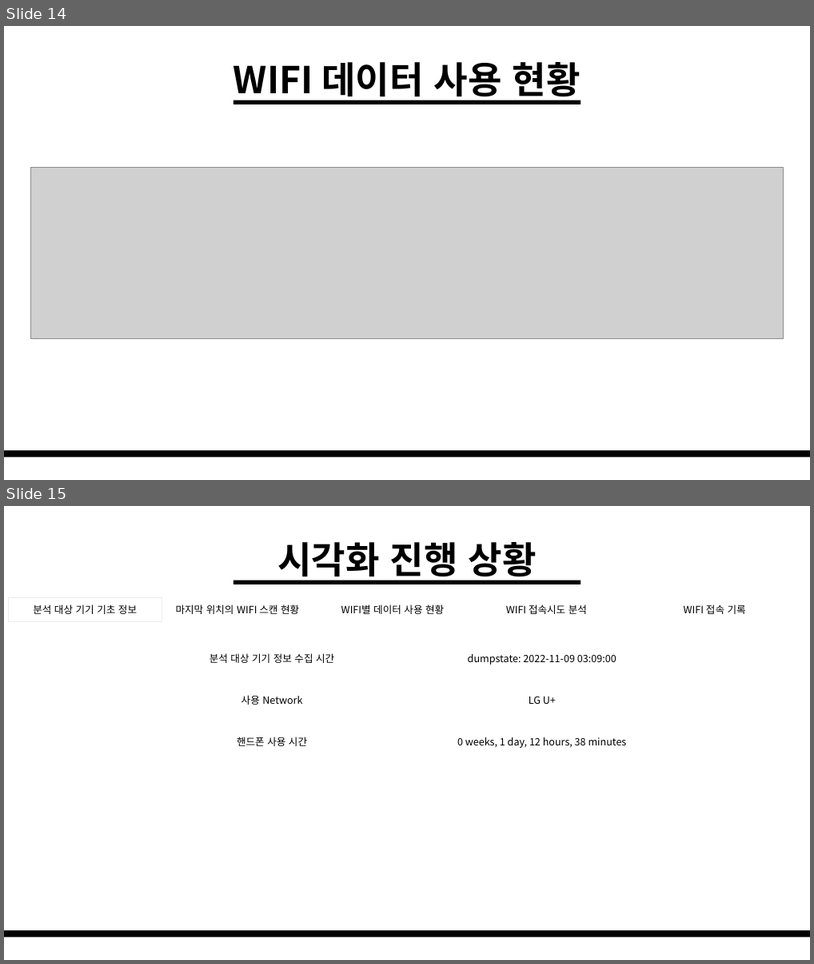
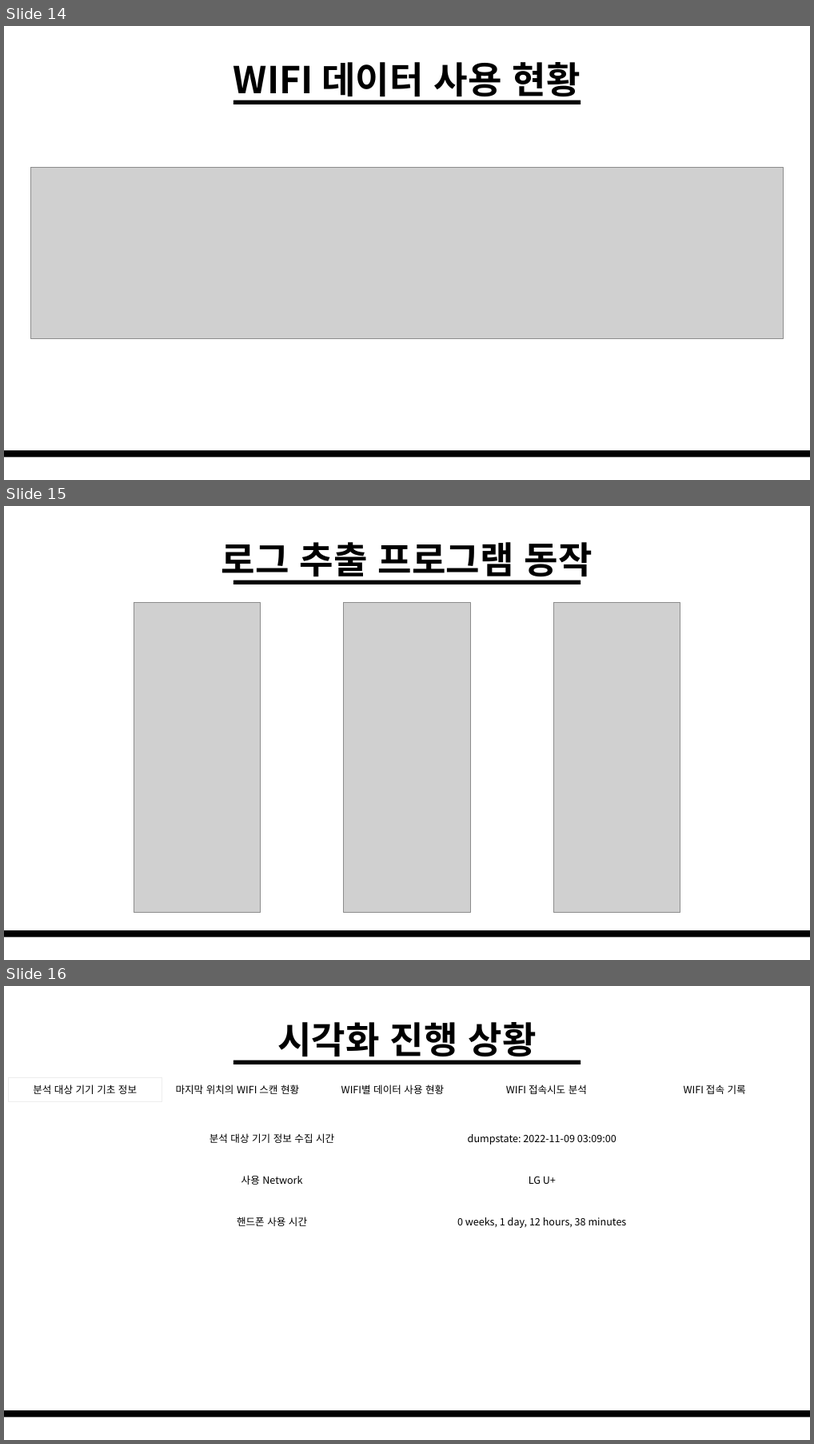
Before and after one commit to namesace0427/Wififorensic, a slide deck: 2016104166_조영호_최종.pptx. Shown one above the other, each under a label of ours: slides 14 and 15 before the commit, slides 14, 15 and 16 after it. The pictures are 814x964 and 814x1444 pixels, drawn with LibreOffice and Linux fonts; fonts in the diff are those of the drawing; grey boxes stand for pictures. Boxes give left, top, right and bottom in pixels: in the first picture for what was removed or moved away, otherwise in the second. Text is boxed around its words. In the diff, an @@ line names an element or a change of style, - is before the commit and + after.

Commit message:
발표자료 수정
발표자료 수정

```diff
--- a/2016104166_조영호_최종.pptx
+++ b/2016104166_조영호_최종.pptx
@@ slide 15 added at (x1=4, y1=506, x2=810, y2=960), background #FFFFFF @@
@@ text added at (x1=222, y1=542, x2=593, y2=583), 44 pt, text #000000, bold @@
+로그 추출 프로그램 동작
@@ rectangle added at (x1=234, y1=580, x2=581, y2=584), fill #000000 @@
@@ picture added at (x1=134, y1=602, x2=261, y2=912) @@
@@ picture added at (x1=344, y1=602, x2=471, y2=912) @@
@@ picture added at (x1=554, y1=602, x2=681, y2=912) @@
@@ rectangle added at (x1=4, y1=930, x2=810, y2=936), fill #000000 @@
@@ what was slide 15 is now slide 16 @@
```
